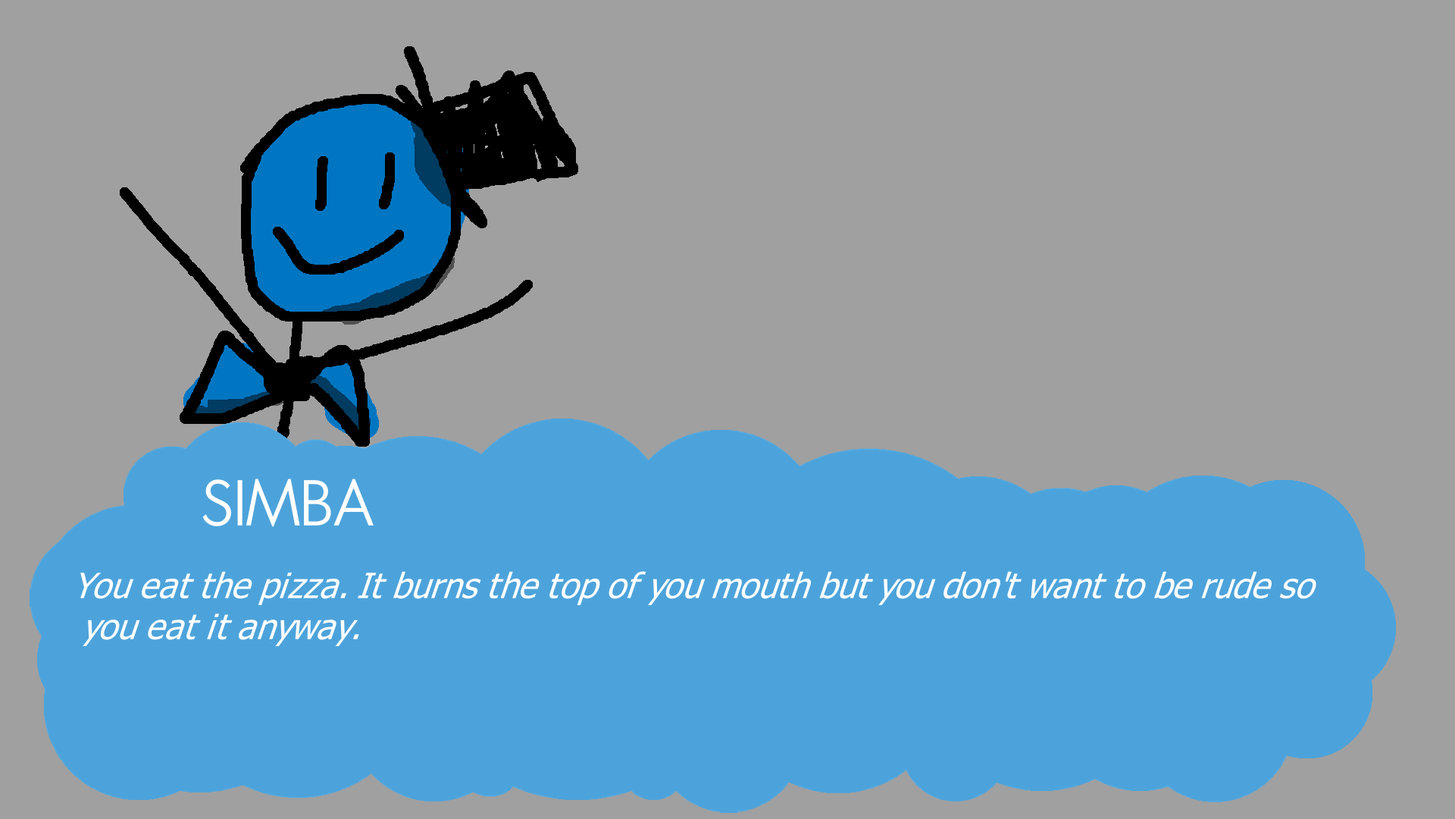
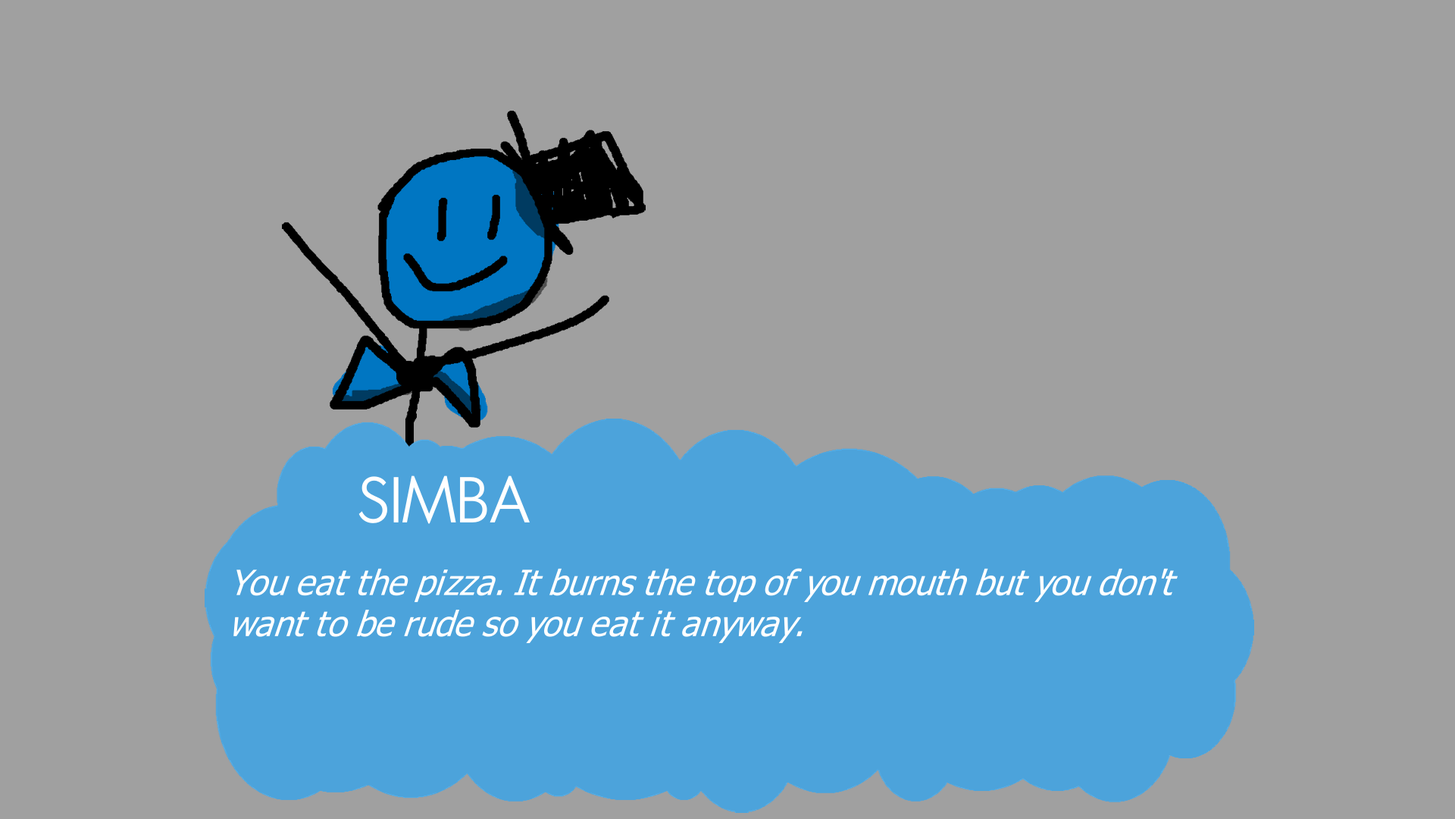
Before/after of a (1455, 819) layered artwork. What changed in the layer stack:
added group "Group 3" with 2 layers above "Vector Layer 1" over <box>204,391,1272,813</box>
added layer "Bubble" in group "Group 3" over <box>204,391,1272,813</box>
removed layer "Paint Layer 1" over <box>29,339,1397,813</box>
painted on "Shadow" over <box>119,48,583,486</box>
painted on "Lines" over <box>65,46,680,534</box>
painted on "Color" over <box>119,48,583,486</box>
painted on "Background" (1st of 2) over <box>29,46,1397,813</box>
